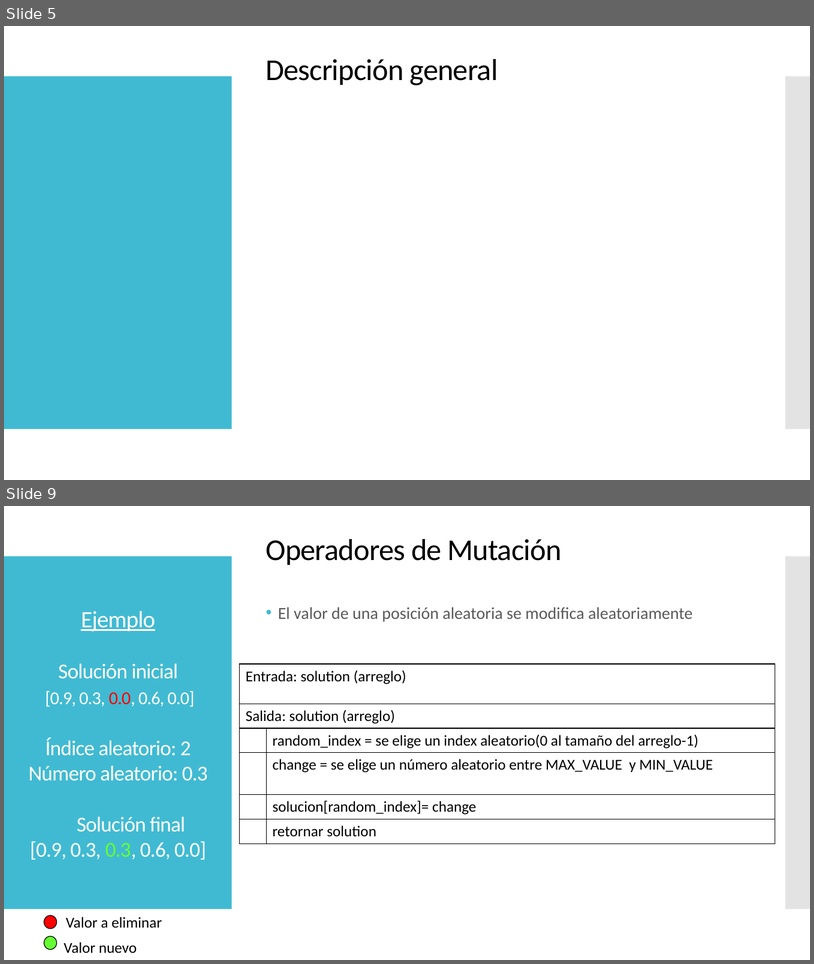
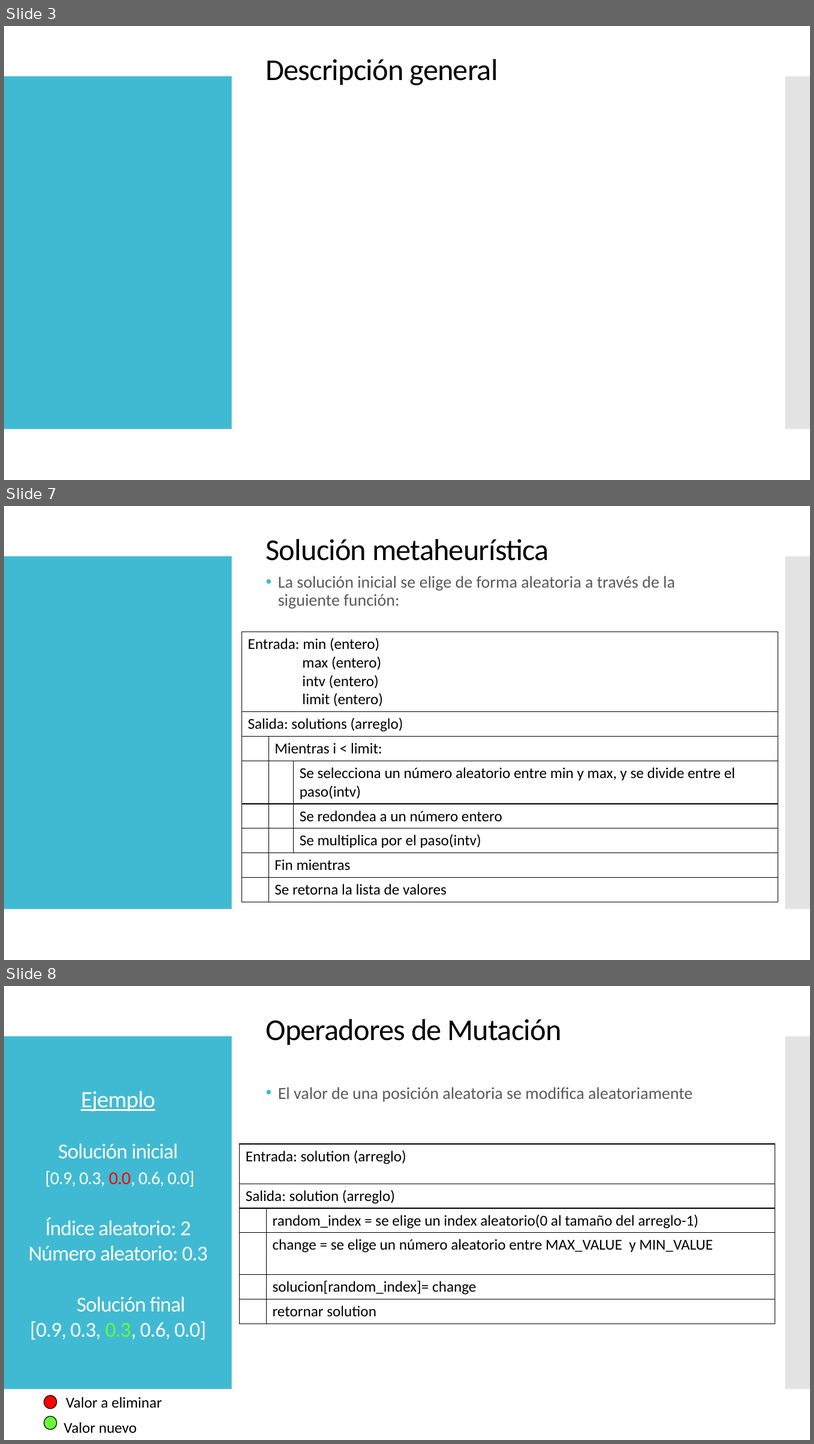
Before and after one commit to Javy011021/prediccion1, a slide deck: ppt/MH_laura_Javier_T3.pptx. Shown one above the other, each under a label of ours: slides 5 and 9 before the commit, slides 3, 7 and 8 after it; the slides between them are not shown. The pictures are 814x964 and 814x1444 pixels, drawn with LibreOffice and Linux fonts; fonts in the diff are those of the drawing; grey boxes stand for pictures. Boxes give left, top, right and bottom in pixels: in the first picture for what was removed or moved away, otherwise in the second. Text is boxed around its words. In the diff, an @@ line names an element or a change of style, - is before the commit and + after.

```diff
--- a/ppt/MH_laura_Javier_T3.pptx
+++ b/ppt/MH_laura_Javier_T3.pptx
@@ slide 7 added at [4, 506, 810, 960], background #FFFFFF; not listed: 2 template elements that a slide beside it also shows @@
@@ text added at [266, 539, 549, 561], 36 pt, text #000000 @@
+Solución metaheurística
@@ text added at [278, 576, 675, 609], 20 pt, text #595959 @@
+• La solución inicial se elige de forma aleatoria a través de la siguiente función:
@@ table added at [242, 632, 778, 900], 8 rows, 3 columns @@
+Entrada: min (entero) / max (entero) / intv (entero) / limit (entero) |  | 
+Salida: solutions (arreglo) |  | 
+ | Mientras i < limit: | 
+ |  | Se selecciona un número aleatorio entre min y max, y se divide entre el paso(intv)
+ |  | Se redondea a un número entero
+ |  | Se multiplica por el paso(intv)
+ | Fin mientras | 
+ | Se retorna la lista de valores | 
@@ what was slide 5 is now slide 3 @@
@@ what was slide 9 is now slide 8 @@
```
Also in this commit, not shown: 7 slides changed, 9 other slides added, 6 slides removed, 3 other files.
